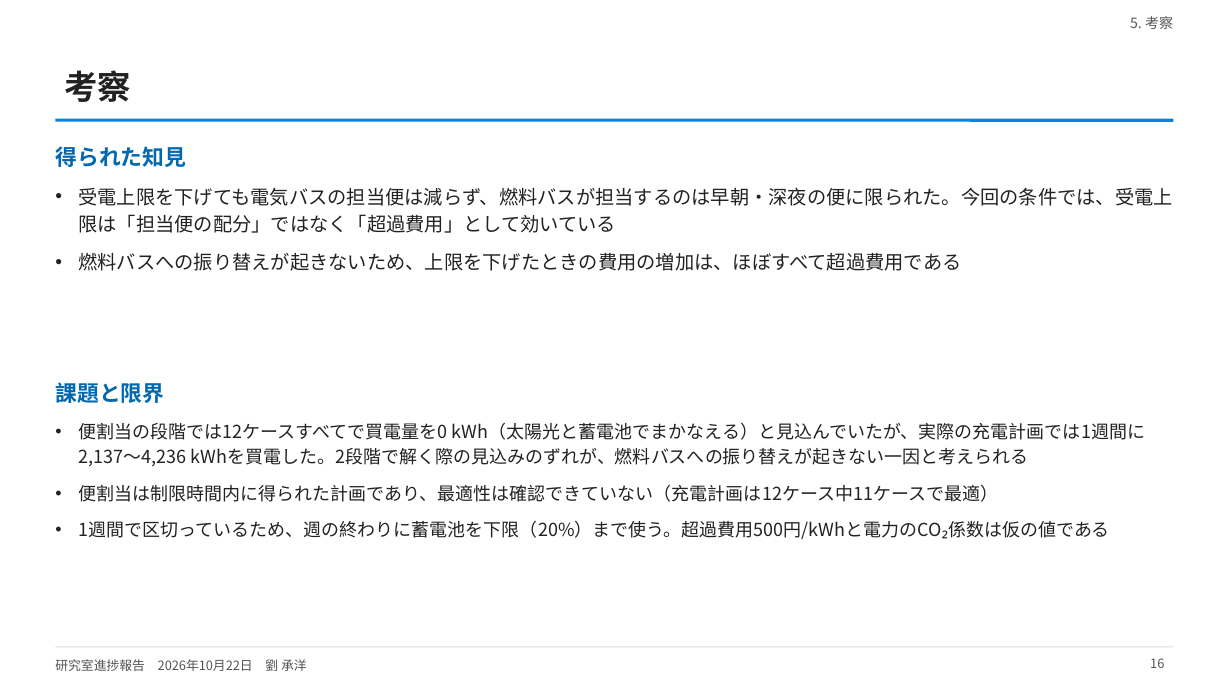
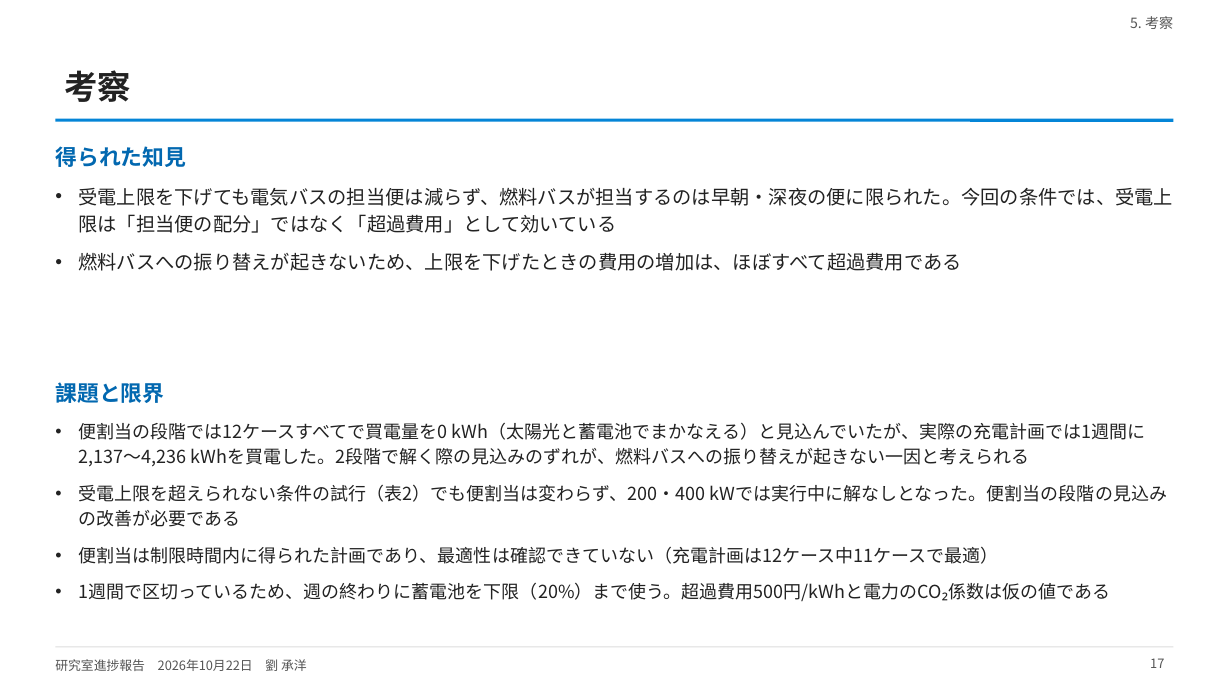
Before and after one commit to CYLIU2003/master-course, a slide deck: slide 17 of outcome/2026-10-22_lab_progress/lab_progress_20261022.pptx (slide 16 before the commit). Drawn at 1232x693 pixels with LibreOffice and Linux fonts; fonts in the diff are those of the drawing. Boxes give left, top, right and bottom in pixels: in the first picture for what was removed or moved away, otherwise in the second. Text is boxed around its words. In the diff, an @@ line names an element or a change of style, - is before the commit and + after.

```diff
--- a/outcome/2026-10-22_lab_progress/lab_progress_20261022.pptx
+++ b/outcome/2026-10-22_lab_progress/lab_progress_20261022.pptx
@@ text at (79, 485, 1167, 527): paragraph added @@
+• 受電上限を超えられない条件の試行（表2）でも便割当は変わらず、200・400 kWでは実行中に解なしとなった。便割当の段階の見込みの改善が必要である
@@ page number at (1150, 658, 1164, 668): text changed @@
-16
+17
```
Also in this commit, not shown: 2 other slides changed, 1 slide added, 3 other files.
